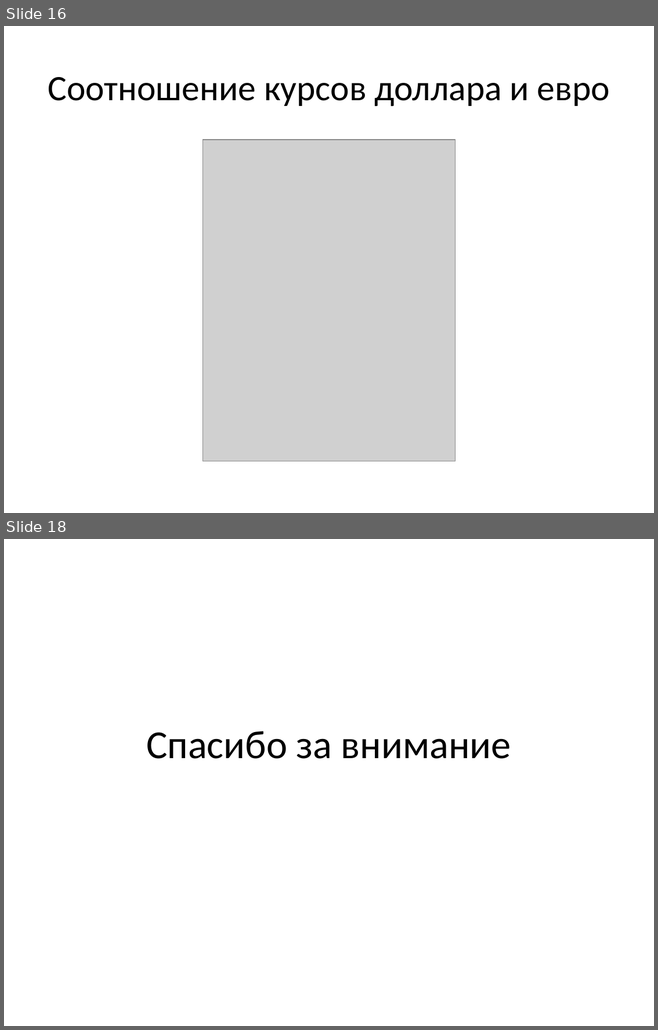
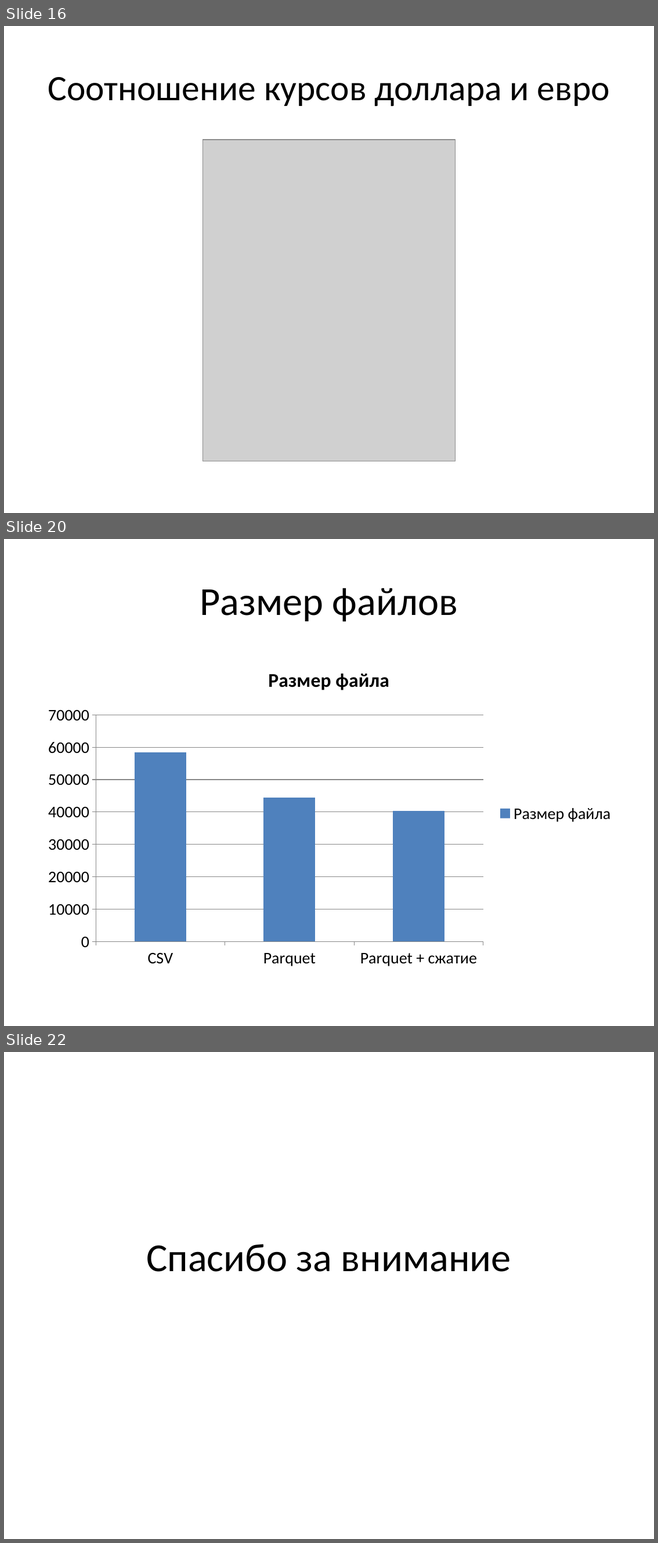
Before and after one commit to MaximNosko/KKR, a slide deck: Анализ эпидемиологических и экономических показателей в период пандемии.pptx. Shown one above the other, each under a label of ours: slides 16 and 18 before the commit, slides 16, 20 and 22 after it; the slides between them are not shown. The pictures are 658x1030 and 658x1543 pixels, drawn with LibreOffice and Linux fonts; fonts in the diff are those of the drawing; grey boxes stand for pictures. Boxes give left, top, right and bottom in pixels: in the first picture for what was removed or moved away, otherwise in the second. Text is boxed around its words. In the diff, an @@ line names an element or a change of style, - is before the commit and + after.

```diff
--- a/Анализ эпидемиологических и экономических показателей в период пандемии.pptx
+++ b/Анализ эпидемиологических и экономических показателей в период пандемии.pptx
@@ slide 20 added at box(4, 539, 654, 1026), background #FFFFFF @@
@@ title added at box(199, 588, 458, 622), 44 pt, text #000000 @@
+Размер файлов
@@ column chart added at box(36, 653, 621, 974) @@
+title "Размер файла"
+categories: CSV, Parquet, Parquet + сжатие
+Размер файла: 58000, 44000, 40000
@@ what was slide 18 is now slide 22 @@
```
Also in this commit, not shown: 2 slides changed, 3 other slides added, 6 other files.
